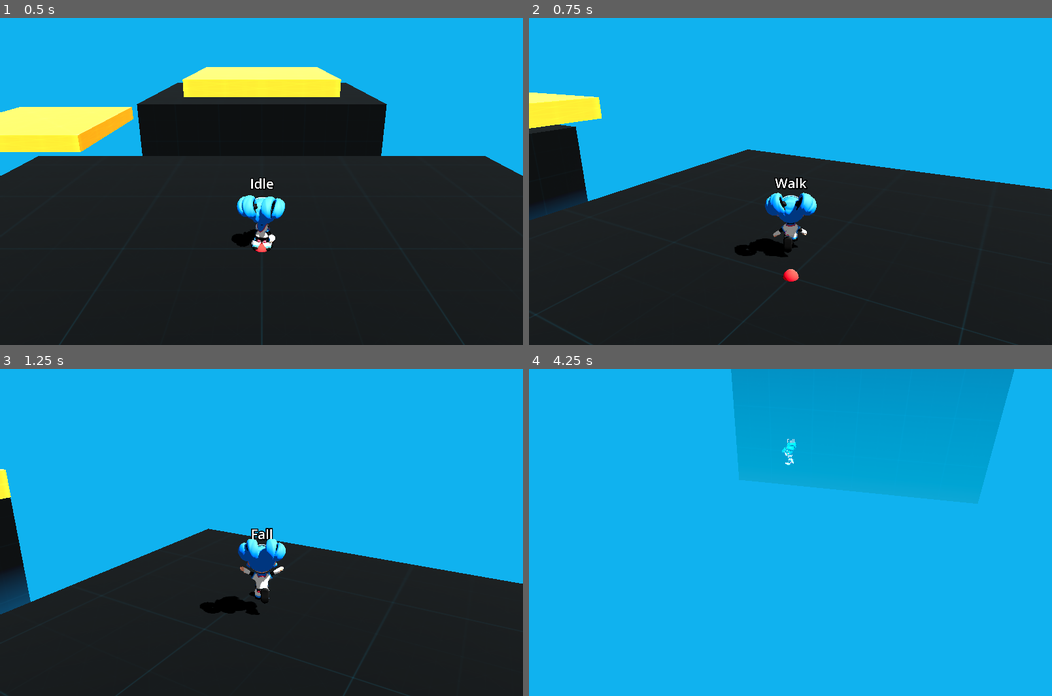
Above: before the commit, frames 1-4 (two rows, left to right).
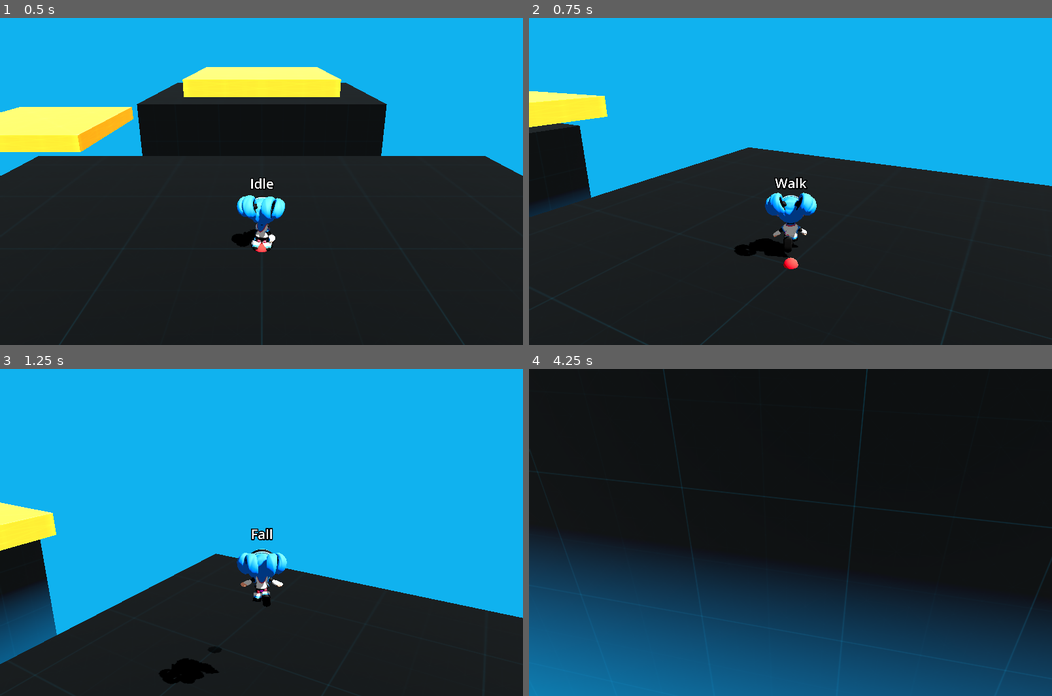
Above: after the commit, the same moments.

Repository: lethalgem/3D-godot-gravity-puzzle-platformer
Game: Godot game, scene res://scenes/game.tscn
Two runs of this game, one before a commit and one after it. Both use one fixed random seed, a clock stepped at 60 frames per second and the inputs below.
Inputs (mouse positions are in pixels of both pictures, inside the frame that each line leads up to):
- Up to frame 1 (0.5 s): no input
- Up to frame 2 (0.75 s): move the mouse to (816, 181) at 0.52 s; hold W (move_forward) from 0.53 s (still down); hold Shift (aim) from 0.53 s (still down)
- Up to frame 3 (1.25 s): keep holding W (move_forward); keep holding Shift (aim); tap Space (jump) at 0.77, 0.8, 1.07 s
- Up to frame 4 (4.25 s): move the mouse to (764, 532) at 1.27 s; release Shift (aim) at 1.28 s; tap Space (jump) at 1.35, 1.52, 1.82, 2.3, 3.02, 3.32, 3.77, 3.8, 4.07 s; tap Shift (aim) at 1.55, 3.05 s; move the mouse to (800, 525) at 2.02 s; hold Shift (aim) 2.03-2.78 s; move the mouse to (785, 539) at 2.77 s; tap G (change_mouse_mode) at 2.85 s; move the mouse to (947, 581) at 3.52 s; release W (move_forward) at 3.53 s; hold A (move_left) from 3.53 s (still down); hold ] (zoom_in) from 3.53 s (still down)

Frame 1 is identical in both runs. In frame 2, 1.5% of the frame differs, in the area x 0-100%, y 22-100%; in frame 3, 14%; in frame 4, 100%, in the area x 0-100%, y 0-100%.

Commit message:
wip* pass exports to state

Diff:
--- a/scripts/player.gd
+++ b/scripts/player.gd
@@ -152,6 +152,8 @@
 
 class StateIdle extends State:
 
+	var camera_zoom_speed := 40.0
+
 	func _init(init_player: Player3D) -> void:
 		super("Idle", init_player)
 
@@ -173,8 +175,8 @@
 		player.debug_look_at_point.global_position = player.velocity.normalized() + player.global_position
 
 		# Handle camera ---
-		player.camera_3D.position = player.camera_3D.position.lerp(player.camera_position, player.camera_zoom_speed * _delta)
-		player.camera_3D.fov = lerpf(player.camera_3D.fov, player.camera_fov, player.camera_zoom_speed * _delta)
+		player.camera_3D.position = player.camera_3D.position.lerp(player.camera_position, camera_zoom_speed * _delta)
+		player.camera_3D.fov = lerpf(player.camera_3D.fov, player.camera_fov, camera_zoom_speed * _delta)
 
 		if not direction.is_zero_approx():
 			return Events.PLAYER_STARTED_MOVING
@@ -189,6 +191,7 @@
 
 	var max_speed = 10.0
 	var steering_factor = 20.0
+	var camera_zoom_speed := 40.0
 
 	func _init(init_player: Player3D) -> void:
 		super("Walk", init_player)
@@ -221,8 +224,8 @@
 		player.debug_look_at_point.global_position = player.velocity.normalized() + player.global_position
 
 		# Handle camera ---
-		player.camera_3D.position = player.camera_3D.position.lerp(player.camera_position, player.camera_zoom_speed * _delta)
-		player.camera_3D.fov = lerpf(player.camera_3D.fov, player.camera_fov, player.camera_zoom_speed * _delta)
+		player.camera_3D.position = player.camera_3D.position.lerp(player.camera_position, camera_zoom_speed * _delta)
+		player.camera_3D.fov = lerpf(player.camera_3D.fov, player.camera_fov, camera_zoom_speed * _delta)
 
 		if direction.is_zero_approx():
 			return Events.PLAYER_STOPPED_MOVING
@@ -234,6 +237,7 @@
 
 # TODO: When state machine handles transitions, smooth increase fov for jumping to make platforming easier
 # camera_3D.fov = lerpf(camera_3D.fov, 45, camera_zoom_speed * delta)
+# TODO: Fire off tween on camera zoom and position, so jump handles the zooms and the other states don't have to care
 # TODO: Adjust look_at such that we always face relative to the ground (eventually gravity when platforms can angle)
 class StateJump extends State:
 
@@ -317,14 +321,21 @@
 		return Events.NONE
 
 
+# TODO: Fire off tween on camera zoom and position, so aim handles the zooms and the other states don't have to care
 class StateAim extends State:
 
 	var max_speed = 10.0
 	var steering_factor = 20.0
 	var collision_detection_length := 100 # meters
+	var camera_zoom_speed := 40.0
+	var camera_fov := 18
+	var camera_position := Vector3(-0.995, 4.16, -10)
 
 	func _init(init_player: Player3D) -> void:
 		super("Aim", init_player)
+
+	func exit() -> void:
+		player.targeting_csg_movable.emit(null)
 
 	func update(_delta: float) -> Events:
 		var input_vector := Input.get_vector("move_left", "move_right", "move_forward", "move_back")
@@ -354,8 +365,8 @@
 		player.debug_look_at_point.global_position = Vector3(0, 0, 1).rotated(Vector3(0, 1, 0), player.camera_anchor.rotation.y) + player.global_position
 
 		# Handle Camera ---
-		player.camera_3D.position = player.camera_3D.position.lerp(player.camera_position_aiming, player.camera_zoom_speed * _delta)
-		player.camera_3D.fov = lerpf(player.camera_3D.fov, player.camera_fov_aiming, player.camera_zoom_speed * _delta)
+		player.camera_3D.position = player.camera_3D.position.lerp(camera_position, camera_zoom_speed * _delta)
+		player.camera_3D.fov = lerpf(player.camera_3D.fov, camera_fov, camera_zoom_speed * _delta)
 
 		# Handle highlighting ---
 		# Cast a ray from the camera to a set length. If we hit something, check to make sure it's a platform we can move
--- a/scripts/player_3d.gd
+++ b/scripts/player_3d.gd
@@ -33,7 +33,7 @@
 
 @export_group("State JUMPING")
 @export_range(3.0, 12.0, 0.1) var max_air_control_speed := 6.0
-@export_range(1.0, 30.0, 0.1) var jump_velocity := 10.0
+@export_range(1.0, 30.0, 0.1) var jump_velocity := 15.0
 
 @export_group("State AIMING")
 ## The maximum speed the player can move at while aiming in meters per second.
@@ -44,7 +44,6 @@
 @onready var skin: SophiaSkin3D = %SophiaSkin
 @onready var camera_anchor: Node3D = %CameraAnchor
 @onready var camera_3D: Camera3D = %Camera3D
-@onready var starting_camera_position = camera_3D.transform
 @onready var debug_state_label = %DebugStateLabel3D
 @onready var debug_look_at_point = %DebugLookAtPoint
 @onready var debug_aim_raycast_begin_point = %DebugAimRaycastBeginPoint
@@ -55,10 +54,23 @@
 	add_child(state_machine)
 
 	var idle := Player.StateIdle.new(self)
+	idle.camera_zoom_speed = camera_zoom_speed
+
 	var walk := Player.StateWalk.new(self)
+	walk.camera_zoom_speed = camera_zoom_speed
+	walk.max_speed = max_speed
+
 	var jump := Player.StateJump.new(self)
+	jump.max_speed = max_air_control_speed
+	jump.jump_velocity = jump_velocity
+
 	var fall := Player.StateFall.new(self)
+	fall.max_speed = max_air_control_speed
+
 	var aim := Player.StateAim.new(self)
+	aim.camera_zoom_speed = camera_zoom_speed
+	aim.max_speed = max_speed_aiming
+	aim.camera_fov = camera_fov_aiming
 
 	state_machine.transitions = {
 		idle: {
@@ -84,133 +96,3 @@
 
 	state_machine.activate(idle)
 	state_machine.is_debugging = true
-
-func _handle_movement(delta: float) -> Vector3:
-	var input_vector := Input.get_vector("move_left", "move_right", "move_forward", "move_back")
-	# inverse to account for positive player axes and rotate relative to camera forward
-	var direction := Vector3(-input_vector.x, 0.0, -input_vector.y).rotated(Vector3(0, 1, 0), camera_anchor.rotation.y)
-	var desired_ground_velocity := max_speed * direction
-	var steering_vector := desired_ground_velocity - velocity
-	steering_vector.y = 0.0
-	# We limit the steering amount to ensure the velocity can never overshoots the desired velocity.
-	var steering_amount: float = min(steering_factor * delta, 1.0)
-	velocity += steering_vector * steering_amount
-
-	const GRAVITY := 40.0 * Vector3.DOWN
-	velocity += GRAVITY * delta
-	#move_and_slide()
-
-	return direction
-
-func _physics_process(delta: float) -> void:
-
-	pass
-
-	# TODO: will have to make slightly more complex to handle transitions
-	# Ex. need to handle exiting the aiming state
-
-	## Handle State change ---
-	#if Input.is_action_pressed("aim"):
-		#current_state = State.AIMING
-	#elif Input.is_action_just_pressed("jump") and is_on_floor():
-		#current_state = State.JUMPING
-		#velocity.y = jump_velocity
-	#elif is_on_floor():
-		#current_state = State.WALKING
-#
-	## Handle State processing ---
-	#match current_state:
-		#State.WALKING:
-			#_process_platforming(delta)
-		#State.AIMING:
-			#_process_aiming(delta)
-		#State.JUMPING:
-			#_process_jumping(delta)
-
-
-func _process_platforming(delta:float) -> void:
-	var direction = _handle_movement(delta)
-
-	# Handle skin animation ---
-	if is_on_floor() and not direction.is_zero_approx():
-		skin.move()
-	else:
-		skin.idle()
-
-	# multiply by inverse x and y to account for skin's local axes.
-	# Add position to make everything relative to where the player is
-	var look_at_direction = (velocity * Vector3(-1, 1 , -1)).normalized() + global_position
-	if not (look_at_direction - global_position).is_zero_approx():
-		skin.look_at(look_at_direction)
-
-	# follow player movement vector, not skin's
-	%DebugLookAtPoint.global_position = velocity.normalized() + global_position
-
-	# Handle camera ---
-	camera_3D.position = camera_3D.position.lerp(camera_position, camera_zoom_speed * delta)
-	camera_3D.fov = lerpf(camera_3D.fov, camera_fov, camera_zoom_speed * delta)
-
-func _process_jumping(delta:float) -> void:
-	var _direction = _handle_movement(delta)
-
-	# TODO: Adjust look_at such that we always face relative to the ground (eventually gravity when platforms can angle)
-
-	# Handle skin animation ---
-	if not is_on_floor() and velocity.y >= 0:
-		skin.jump()
-	elif not is_on_floor() and velocity.y < 0:
-		skin.fall()
-
-	# multiply by inverse x and y to account for skin's local axes. Ignore y velocity so the skin stays up right
-	# Add position to make everything relative to where the player is
-	var look_at_direction = (velocity * Vector3(-1, 0, -1)).normalized() + global_position
-	if not (look_at_direction - global_position).is_zero_approx():
-		skin.look_at(look_at_direction)
-
-	# follow player movement vector, not skin's
-	%DebugLookAtPoint.global_position = Vector3(0, 0, 1).rotated(Vector3(0, 1, 0), camera_anchor.rotation.y) + global_position
-
-	# TODO: When state machine handles transitions, smooth increase fov for jumping to make platforming easier
-	#camera_3D.fov = lerpf(camera_3D.fov, 45, camera_zoom_speed * delta)
-
-func _process_aiming(delta: float) -> void:
-	var direction = _handle_movement(delta)
-
-	# Handle skin animation ---
-	if is_on_floor() and not direction.is_zero_approx():
-		skin.move()
-	else:
-		skin.idle()
-
-	var look_at_direction = Vector3(0, 0, -1).rotated(Vector3(0, 1, 0), camera_anchor.rotation.y) + global_position
-	if not (look_at_direction - global_position).is_zero_approx():
-		skin.look_at(look_at_direction)
-
-	# follow player movement vector, not skin's
-	%DebugLookAtPoint.global_position = Vector3(0, 0, 1).rotated(Vector3(0, 1, 0), camera_anchor.rotation.y) + global_position
-
-	# Handle Camera ---
-	camera_3D.position = camera_3D.position.lerp(camera_position_aiming, camera_zoom_speed * delta)
-	camera_3D.fov = lerpf(camera_3D.fov, camera_fov_aiming, camera_zoom_speed * delta)
-
-	# Handle highlighting ---
-	# Cast a ray from the camera to a set length. If we hit something, check to make sure it's a platform we can move
-	# and highlight it by changing its state
-	var space_state := get_world_3d().direct_space_state
-	# Adjust the origin to be the same distance from the camera as the player is
-	var origin: Vector3 = camera_3D.global_position + (camera_3D.project_ray_normal(camera_3D.get_viewport().size / 2.0) * abs(camera_3D.position.z))
-	var collision_detection_length := 100 # meters
-	var end := origin + (camera_3D.project_ray_normal(camera_3D.get_viewport().size / 2.0) * collision_detection_length)
-	%RayCastBeginDebugPoint.global_position = origin
-	%RayCastEndDebugPoint.global_position = end
-
-	var collision := space_state.intersect_ray(PhysicsRayQueryParameters3D.create(origin, end))
-	if not collision.is_empty():
-		print(collision)
-		%RayCastEndDebugPoint.global_position = collision.position
-		if collision.collider is CSGMovable:
-			targeting_csg_movable.emit(collision.collider)
-		else:
-			targeting_csg_movable.emit(null)
-	else:
-		targeting_csg_movable.emit(null)
